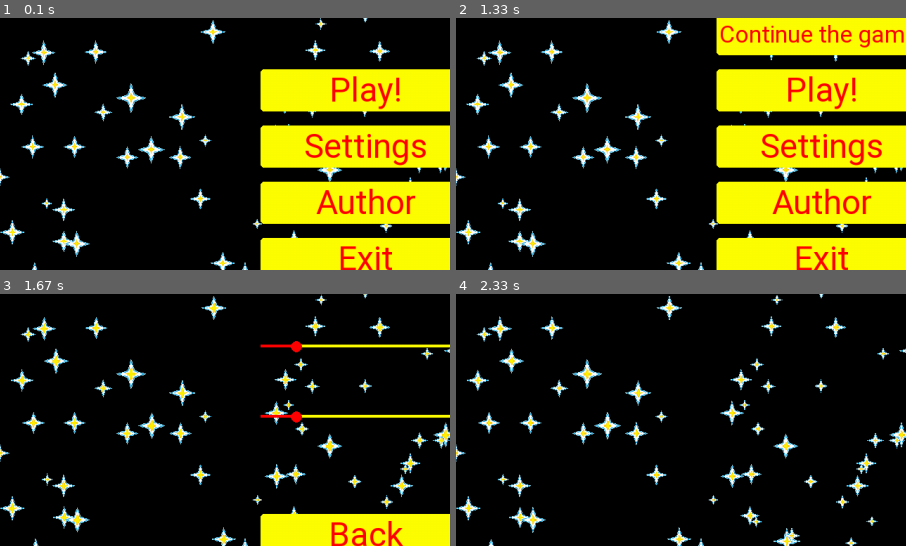
Above: before the commit, frames 1-4 (two rows, left to right).
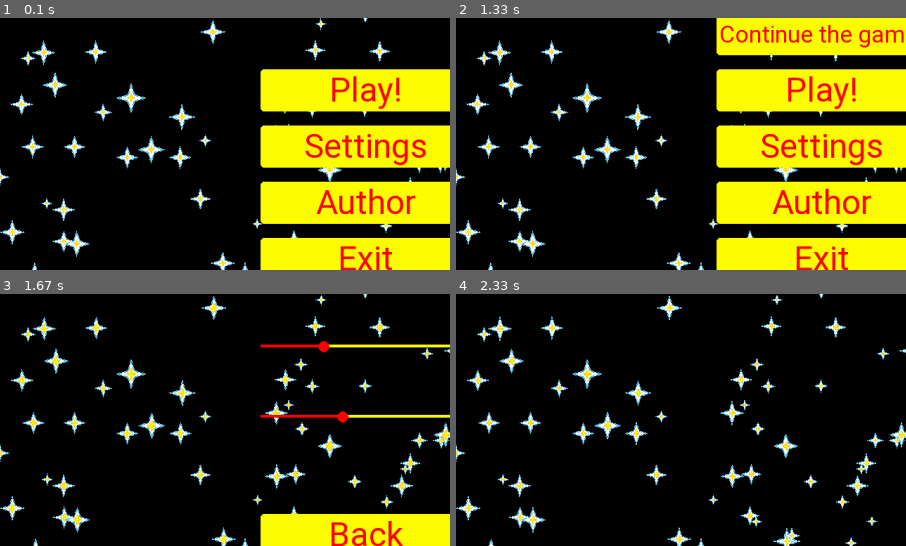
Above: after the commit, the same moments.

Repository: UrazaevR/PyGame_Lyceum
Game: pygame game, started from main.py
The game is run twice, just before and just after one commit, with the same random seed, the same clock (stepped at 60 frames per second) and the same inputs.
Inputs (mouse positions are % of the whole screen's width and height, from its top left):
- Up to frame 1 (0.1 s): no input
- Up to frame 2 (1.33 s): press the mouse at (50, 18) at 0.37 s; move the mouse to (54, 22) at 0.47 s; release the mouse at (59, 26) at 0.6 s; tap Space at 0.67 s; tap Esc at 1 s
- Up to frame 3 (1.67 s): press the mouse at (50, 29) at 1.43 s; move the mouse to (31, 24) at 1.53 s; move the mouse to (12, 18) at 1.63 s
- Up to frame 4 (2.33 s): release the mouse at (12, 18) at 1.67 s; press the mouse at (50, 51) at 1.77 s; move the mouse to (50, 33) at 1.87 s; move the mouse to (51, 14) at 1.97 s; release the mouse at (51, 14) at 2 s; press the mouse at (50, 7) at 2.1 s; move the mouse to (63, 9) at 2.2 s; move the mouse to (76, 12) at 2.3 s
The pictures show only the part of the screen within x 9-59%, y 4-54%; the shares and areas given below are measured in that part.

Frames 1-2 are identical in both runs. In frame 3, 0.5% of the frame differs, in the area x 64-78%, y 18-52%; in frame 4, nothing differs.

Commit message:
v 1.0.1
Type annotation and comments added to the code

Diff:
--- a/PyGameWidgets.py
+++ b/PyGameWidgets.py
@@ -23,10 +23,12 @@
         self.update()
 
     def set_text(self, text: str) -> None:
+        """Функция для изменения текста виджета"""
         self.text = text
         self.font_set()
 
     def font_set(self) -> None:
+        """Функция делает перерасчет размера шрифта так, чтобы тест полностью влез в виджет"""
         letter = pygame.font.SysFont(self.font, self.font_size).render(self.text,
                                                                        True, self.text_color, self.backgroundcolor)
         rect = letter.get_rect()
@@ -46,6 +48,7 @@
             self.screen.blit(letter, (t_x, t_y))
 
     def get_events(self, events: list[pygame.event.Event]) -> None:
+        """Функция получает на вход список виджетов и проверяет не нажал ли пользователь на кнопку"""
         if self.is_visible:
             for event in events:
                 if event.type == pygame.MOUSEBUTTONDOWN:
@@ -56,6 +59,7 @@
                                 self.function()
 
     def connect(self, function: callable) -> None:
+        """Функция "подключает" функцию к кнопке (аналогично Button.clicked.connect в PyQt)"""
         if callable(function):
             self.function = function
         else:
@@ -66,11 +70,12 @@
         self.update()
 
     def set_visible(self, flag: bool=True) -> None:
+        """Функция меняет флаг отвечающий отрисовку на значение аргумента (по-умолчанию True)"""
         self.is_visible = flag
 
 
 class GameSlider:
-    '''Виджет слайдера, написанный для PyGame'''
+    """Виджет слайдера, написанный для PyGame"""
     def __init__(self, screen: pygame.Surface, x: int=0, y: int=0, width: int=100, height: int=4,
                  value: int=0, max_value: int=100, min_value: int=0,
                  cickle_color='blue', color='white', bar_color='white'):
@@ -101,6 +106,7 @@
                                 self.y + (self.height // 2)), self.height + 4)
 
     def set_value(self, value: int) -> None:
+        """Устанавливает слайдер в положение соответствующее переменной value"""
         if self.min_value <= self.value <= self.max_value:
             self.value = value
             if self.function is not None:
@@ -108,6 +114,7 @@
             self.update()
 
     def get_events(self, events: list[pygame.event.Event]) -> None:
+        """Функция получает на вход список виджетов и проверяет не двигает ли пользователь слайдер"""
         if self.is_visible:
             center = self.x + (self.value - self.min_value) * self.len_del, self.y + (self.height // 2)
             for event in events:
@@ -129,11 +136,16 @@
                 if event.type == pygame.MOUSEBUTTONUP:
                     self.drag = False
 
-    def set_visible(self, flag: bool=True):
+    def set_visible(self, flag: bool=True) -> None:
+        """Функция меняет флаг отвечающий отрисовку на значение аргумента (по-умолчанию True)"""
         self.is_visible = flag
 
     def connect(self, function: callable):
+        """Функция "подключает" функцию к кнопке (аналогично Button.clicked.connect в PyQt)"""
         if callable(function):
             self.function = function
         else:
             raise TypeError
+
+
+help(GameSlider)
--- a/Settings.ini
+++ b/Settings.ini
@@ -1,4 +1,4 @@
 [Setting]
-music_volume = 17
-sound_volume = 17
+music_volume = 30
+sound_volume = 39
 best_score = 40325
--- a/Sprites.py
+++ b/Sprites.py
@@ -23,7 +23,7 @@
 
 class Border(pygame.sprite.Sprite):
     """Класс границ, взят из учебника"""
-    def __init__(self, game, x1, y1, x2, y2):
+    def __init__(self, game, x1: int, y1: int, x2: int, y2: int):
         super().__init__()
         if x1 == x2:  # вертикальная стенка
             self.add(game.vertical_borders)
@@ -36,7 +36,8 @@
 
 
 class Star(pygame.sprite.Sprite):
-    def __init__(self, sheet, columns, rows, x, y):
+    """Спрайт звезды для заднего фона игры"""
+    def __init__(self, sheet: pygame.Surface | pygame.SurfaceType, columns: int, rows: int, x: int, y: int):
         super().__init__()
         self.frames = []
         self.cut_sheet(sheet, columns, rows)
@@ -62,7 +63,9 @@
 
 
 class Lazer(pygame.sprite.Sprite):
-    def __init__(self, game, sheet, columns, rows, x, y, vec='up', host='player'):
+    """Класс реализующий выстрелы игроков и врагов"""
+    def __init__(self, game, sheet: pygame.Surface | pygame.SurfaceType, columns: int, rows: int, x: int, y: int,
+                 vec: str='up', host: str='player'):
         super().__init__()
         self.frames = []
         self.host = host
@@ -113,6 +116,7 @@
 
 
 class Flame(pygame.sprite.Sprite):
+    """Спрайт пламени позади звездолетов"""
     def __init__(self, game, sheet, columns, rows, x, y):
         super().__init__()
         self.frames = []
@@ -143,7 +147,8 @@
 
 
 class Player(pygame.sprite.Sprite):
-    def __init__(self, game, sheet, columns, rows, x, y):
+    """Спрайт для отрисовки игрока и генерации лазеров при атаке"""
+    def __init__(self, game, sheet: pygame.Surface | pygame.SurfaceType, columns: int, rows: int, x: int, y: int):
         super().__init__()
         self.frames = []
         self.game = game
@@ -165,6 +170,8 @@
                 self.frames.append(sheet.subsurface(pygame.Rect(frame_location, self.rect.size)))
 
     def atack(self):
+        """Функция отвечающая за атаку:
+        Она создает объекты класса Lazer в количестве и положении зависящих от уровня звездолета"""
         lvl = self.game.score // 1000
         if lvl == 0:
             lvl = 1
@@ -204,7 +211,8 @@
 
 
 class Enemy(pygame.sprite.Sprite):
-    def __init__(self, game, sheet, columns, rows, x, y):
+    """Спрайт для отрисовки врага и генерации лазеров при атаке"""
+    def __init__(self, game, sheet: pygame.Surface | pygame.SurfaceType, columns: int, rows: int, x: int, y: int):
         super().__init__()
         self.frames = []
         self.game = game
@@ -230,6 +238,8 @@
                 self.frames.append(sheet.subsurface(pygame.Rect(frame_location, self.rect.size)))
 
     def atack(self):
+        """Функция отвечающая за атаку:
+        Она создает объекты класса Lazer в количестве и положении зависящих от уровня звездолета"""
         if self.lvl > 3:
             self.lvl = 3
         weapon_points = {1: [[self.rect.centerx, self.rect.centery]],
@@ -264,7 +274,8 @@
 
 
 class Meteor(pygame.sprite.Sprite):
-    def __init__(self, game, sheet, columns, rows, x):
+    """Спрайт метеоритов"""
+    def __init__(self, game, sheet: pygame.Surface | pygame.SurfaceType, columns: int, rows: int, x: int):
         super().__init__()
         self.frames = []
         self.game = game
--- a/main.py
+++ b/main.py
@@ -81,7 +81,10 @@
         self.score = 0
         self.i = 0
 
-    def play(self):
+    def play(self) -> None:
+        """Функция начала новой игры.
+        Она очищает все группы спрайтов, обнуляет счет, спавнит игрока
+        и устанавливает флаг игрового цикла в положение True"""
         self.score = 0
         self.player_and_enemy_group.empty()
         self.enemies.empty()
@@ -90,32 +93,42 @@
         self.player_and_enemy_group.add(self.player)
         self.playing = True
 
-    def settings(self):
+    def settings(self) -> None:
+        """Кнопка переключения на экран настроек"""
         self.current_screen = 'settings'
 
-    def back(self):
+    def back(self) -> None:
+        """Кнопка возврата в главное меню"""
         self.current_screen = 'main'
 
-    def game_continue(self):
+    def game_continue(self) -> None:
+        """Функция для продолжения игрового цикла"""
         self.playing = True
 
-    def change_music_volume(self, value):
+    def change_music_volume(self, value: float) -> None:
+        """Функция для сохранения значения громкости музыки"""
         save_conf('music_volume', str(int(value)))
 
-    def change_sound_volume(self, value):
+    def change_sound_volume(self, value: float) -> None:
+        """Функция для созхранения значения громкости звуков"""
         save_conf('sound_volume', str(int(value)))
 
     def get_music_volume(self) -> int:
+        """Функция, которая возвращает текущее значение громкости музыки"""
         return int(read_set('music_volume'))
 
     def get_sound_volume(self) -> int:
+        """Функция, которая возвращает текущее значение громкости звука"""
         return int(read_set('sound_volume'))
 
-    def pause(self):
+    def pause(self) -> None:
+        """Функция, которая ставит игровой цикл на паузу и делает кнопку 'Продолжить игру' видимой"""
         self.playing = False
         self.btn_cont.set_visible()
 
-    def run(self):
+    def run(self) -> None:
+        """Основная функция класса Game
+        Внутри находится основной цикл, в котором рисуется все приложение, а также главный игровой цикл"""
         while self.running:
             self.i += 1
             if self.i == 1001:
@@ -185,7 +198,9 @@
                 fps = 60
             clock.tick(int(fps))
 
-    def kill(self):
+    def kill(self) -> None:
+        """Функция для выхода из игры в целом
+        Останавливает все циклы и выходит из pygame"""
         self.playing = False
         self.running = False
         pygame.quit()
